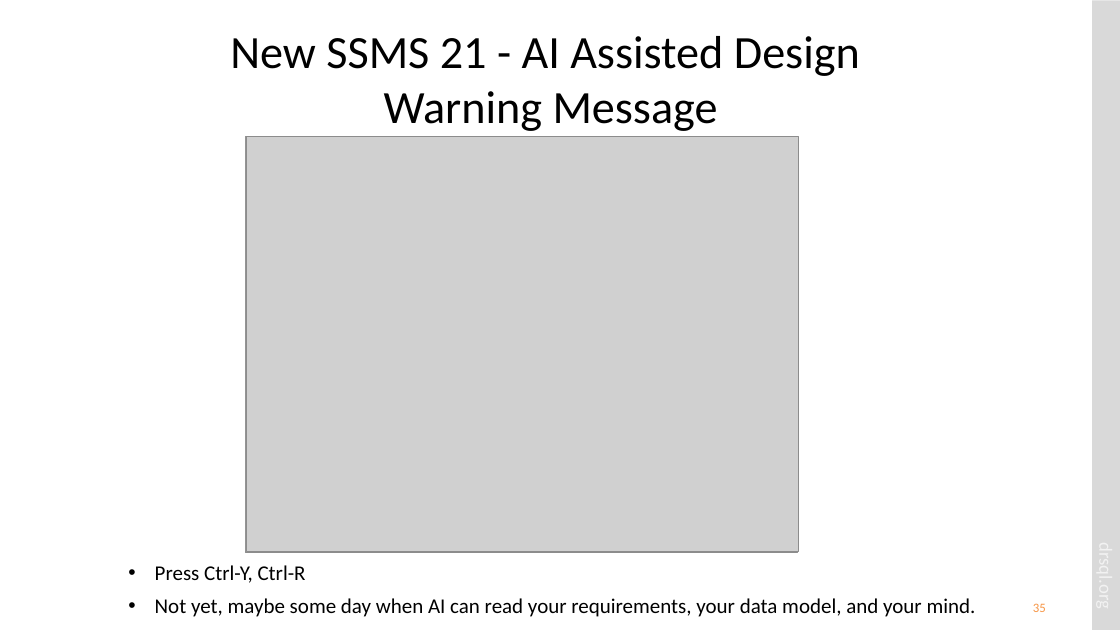
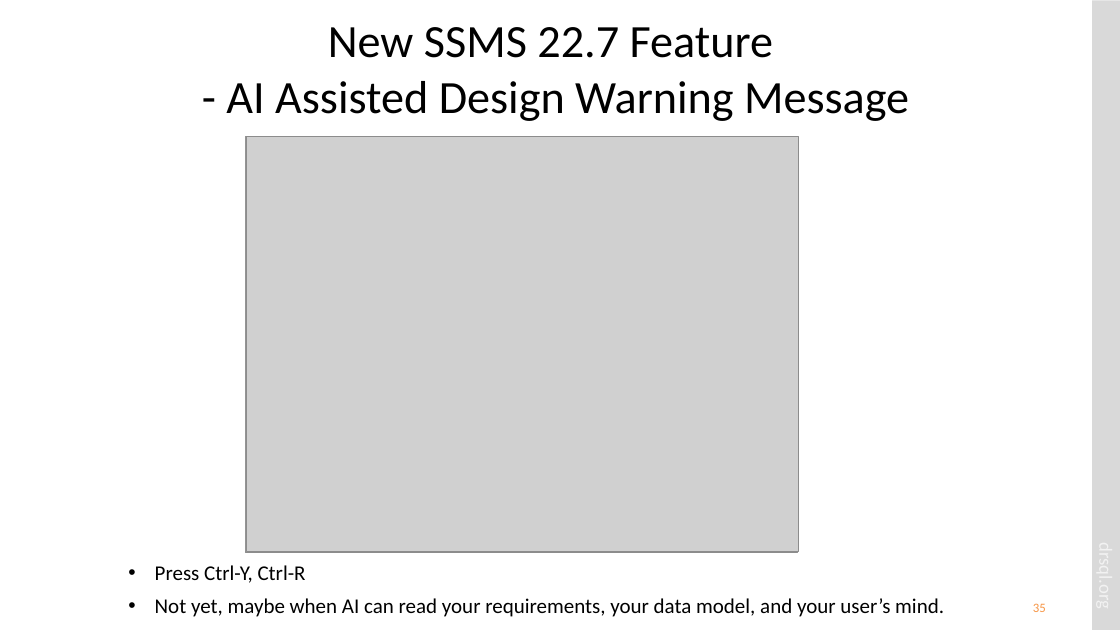
Before and after one commit to drsqlgithub/Presentation-Downloads, a slide deck: slide 35 of Relational Database Design/Relational Database Design.pptx. Drawn at 1120x630 pixels with LibreOffice and Linux fonts; fonts in the diff are those of the drawing; grey boxes stand for pictures. Boxes give left, top, right and bottom in pixels: in the first picture for what was removed or moved away, otherwise in the second. Text is boxed around its words. In the diff, an @@ line names an element or a change of style, - is before the commit and + after.

Commit message:
Add files via upload
New version of Relational Database Design

```diff
--- a/Relational Database Design/Relational Database Design.pptx
+++ b/Relational Database Design/Relational Database Design.pptx
@@ title at (x1=226, y1=27, x2=909, y2=121): text changed @@
-New SSMS 21 - AI Assisted Design
-Warning Message
+New SSMS 22.7 Feature
+- AI Assisted Design Warning Message
@@ text at (x1=155, y1=598, x2=944, y2=617): text changed @@
-• Not yet, maybe some day when AI can read your requirements, your data model, and your mind.
+• Not yet, maybe when AI can read your requirements, your data model, and your user’s mind.
```
Also in this commit, not shown: 10 other slides changed, 1 slide added, 1 slide removed.
